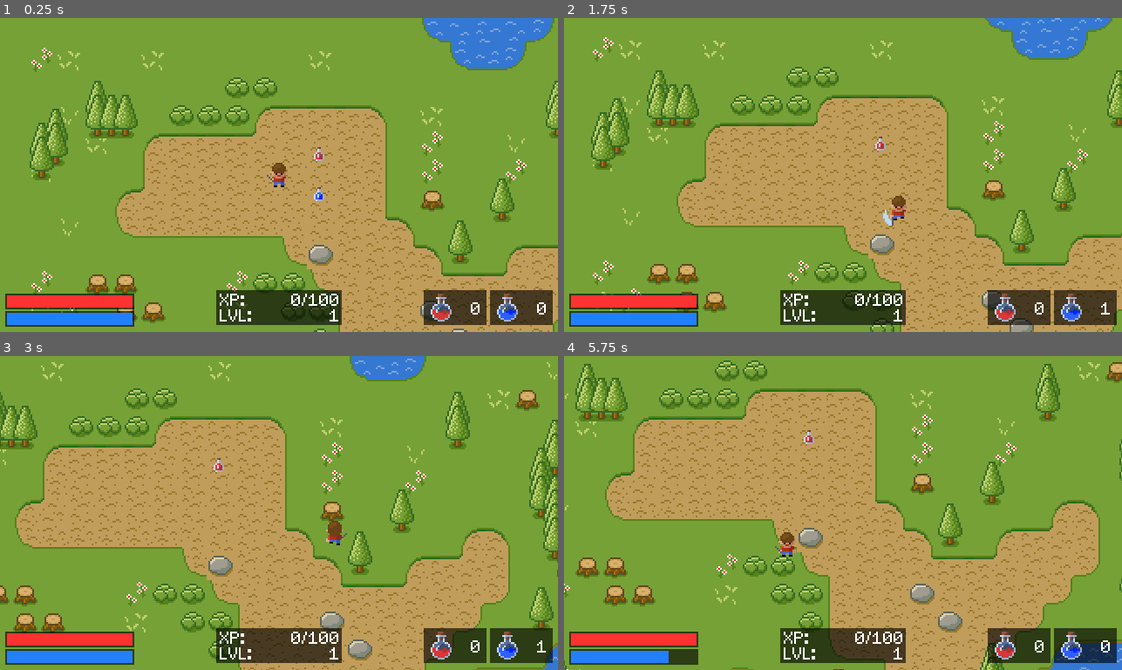
Above: before the commit, frames 1-4 (two rows, left to right).
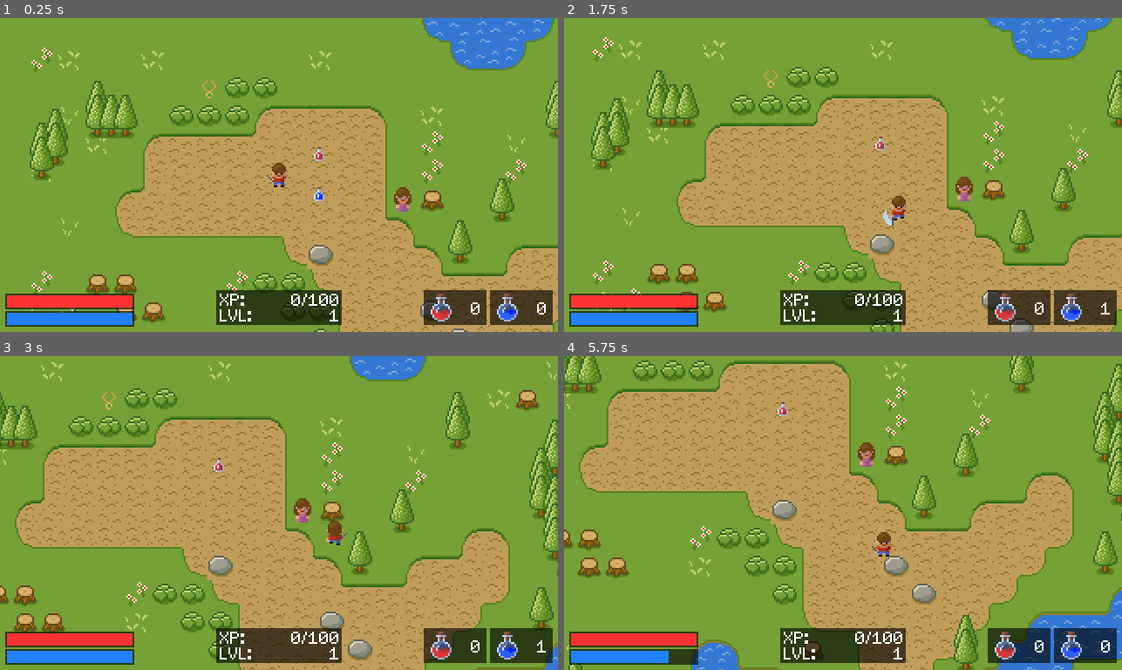
Above: after the commit, the same moments.

Repository: xvcrimsajadevx/Godot-Projects
Game: Godot game, scene res://Scenes/Main.tscn
Two runs of this game, one before a commit and one after it. Both use one fixed random seed, a clock stepped at 60 frames per second and the inputs below.
Inputs:
- Up to frame 1 (0.25 s): no input
- Up to frame 2 (1.75 s): tap Enter at 0.5 s; hold Right (ui_right) 0.53-1.28 s; hold Space (attack) 0.53-1.28 s; tap B at 0.8, 1.35 s; hold Down (ui_down) from 1.28 s (still down); tap Space (attack) at 1.55 s
- Up to frame 3 (3 s): release Down (ui_down) at 2.03 s; hold Right (ui_right) 2.03-2.78 s; hold Space (attack) 2.03-2.78 s; tap B at 2.3 s; hold Up (ui_up) from 2.78 s (still down); tap , (drink_health) at 2.85 s
- Up to frame 4 (5.75 s): tap Space (attack) at 3.05, 3.5, 4.55 s; release Up (ui_up) at 3.53 s; hold . (drink_mana) 3.53-4.28 s; hold Left (ui_left) 3.53-5.03 s; tap B at 3.8, 5.1 s; tap M (fireball) at 4.35 s; hold Down (ui_down) from 5.03 s (still down)

The runs differ from the first frame. In frame 1, 0.2% of the frame differs, in the area x 36-74%, y 20-62%; in frame 2, 0.2%; in frame 3, 0.2%; in frame 4, 36%, in the area x 0-100%, y 0-100%.

Commit message:
SimpleRPG - Dialogue and Quests

Diff:
--- /dev/null
+++ b/SimpleRPG/Entities/Fiona/Fiona.gd
@@ -0,0 +1,151 @@
+extends StaticBody2D
+
+enum QuestStatus { NOT_STARTED, STARTED, COMPLETED }
+var quest_status = QuestStatus.NOT_STARTED
+var dialogue_state = 0
+var necklace_found = false
+
+var dialoguePopup
+var player
+
+enum Potion { HEALTH, MANA }
+
+# Called when the node enters the scene tree for the first time.
+func _ready():
+	dialoguePopup = get_tree().root.get_node("Root/CanvasLayer/DialoguePopup")
+	player = get_tree().root.get_node("Root/Player")
+
+# Called every frame. 'delta' is the elapsed time since the previous frame.
+#func _process(delta):
+#	pass
+
+func talk(answer = ""):
+	# Set Fiona's animation to "talk"
+	$AnimatedSprite.play("talk")
+
+	# Set dialoguePopup npc to Fiona
+	dialoguePopup.npc = self
+	dialoguePopup.npc_name = "Fiona"
+
+	# Show the current dialogue
+	match quest_status:
+		QuestStatus.NOT_STARTED:
+			match dialogue_state:
+				0:
+					# Update dialogue tree state
+					dialogue_state = 1
+
+					# Show dialogue popup
+					dialoguePopup.dialogue = "Hello adventurer! I lost my necklace, can you please find it for me?"
+					dialoguePopup.answers = "[A] Yes   [B] No"
+					dialoguePopup.open()
+
+				1:
+					match answer:
+						"A":
+							# Update dialogue tree state
+							dialogue_state = 2
+
+							# Show dialogue popup
+							dialoguePopup.dialogue = "Thank you!"
+							dialoguePopup.answers = "[A] Bye"
+							dialoguePopup.open()
+
+						"B":
+							# Update dialogue tree state
+							dialogue_state = 3
+
+							# Show dialogue popup
+							dialoguePopup.dialogue = "If you change your mind, you'll find me here."
+							dialoguePopup.answers = "[A] Bye"
+							dialoguePopup.open()
+
+				2:
+					# Update dialogue tree state
+					dialogue_state = 0
+					quest_status = QuestStatus.STARTED
+					# Close dialogue popup
+					dialoguePopup.close()
+					# Set Fiona animation to idle
+					$AnimatedSprite.play("idle")
+
+				3:
+					# Update dialogue tree state
+					dialogue_state = 0
+					# Close dialogue popup
+					dialoguePopup.close()
+					# Set Fiona animation to idle
+					$AnimatedSprite.play("idle")
+
+		QuestStatus.STARTED:
+			match dialogue_state:
+				0:
+					# Update dialogue tree state
+					dialogue_state = 1
+
+					# Show dialogue popup
+					dialoguePopup.dialogue = "Did you find my necklace?"
+					if necklace_found:
+						dialoguePopup.answers = "[A] Yes   [B] No"
+					else:
+						dialoguePopup.answers = "[A] No"
+					dialoguePopup.open()
+
+				1:
+					if necklace_found and answer == "A":
+						# Update dialogue tree state
+						dialogue_state = 2
+
+						# Show dialogue popup
+						dialoguePopup.dialogue = "You're my hero! Please take this potion as a sign of my gratitude!"
+						dialoguePopup.answers = "[A] Thanks!"
+						dialoguePopup.open()
+					else:
+						# Update dialogue tree state
+						dialogue_state = 3
+
+						# Show dialogue popup
+						dialoguePopup.dialogue = "Please, find it!"
+						dialoguePopup.answers = "[A] I will!"
+						dialoguePopup.open()
+
+				2:
+					# Update dialogue tree state
+					dialogue_state = 0
+					quest_status = QuestStatus.COMPLETED
+					# Close dialogue popup
+					dialoguePopup.close()
+					# Set Fiona animation to idle
+					$AnimatedSprite.play("idle")
+
+					# Add potion and XP to the player
+					yield(get_tree().create_timer(0.5), "timeout") # Delay added in case advancement panel appears
+					player.add_potion(Potion.HEALTH)
+					player.add_xp(50)
+
+				3:
+					# Update dialogue tree state
+					dialogue_state = 0
+					# Close dialogue popup
+					dialoguePopup.close()
+					# Set Fiona animation to idle
+					$AnimatedSprite.play("idle")
+
+		QuestStatus.COMPLETED:
+			match dialogue_state:
+				0:
+					# Update dialogue tree state
+					dialogue_state = 1
+
+					# Show dialogue popup
+					dialoguePopup.dialogue = "Thanks again for your help!"
+					dialoguePopup.answers = "[A] Bye"
+					dialoguePopup.open()
+
+				1:
+					# Update dialogue tree state
+					dialogue_state = 0
+					# Close dialogue popup
+					dialoguePopup.close()
+					# Set Fiona animation to idle
+					$AnimatedSprite.play("idle")
--- /dev/null
+++ b/SimpleRPG/Entities/Fiona/Fiona.tscn
@@ -0,0 +1,35 @@
+[gd_scene load_steps=7 format=2]
+
+[ext_resource path="res://Entities/Fiona/npc_talk.png" type="Texture" id=1]
+[ext_resource path="res://Entities/Fiona/npc_idle_2.png" type="Texture" id=2]
+[ext_resource path="res://Entities/Fiona/npc_idle_1.png" type="Texture" id=3]
+[ext_resource path="res://Entities/Fiona/Fiona.gd" type="Script" id=4]
+
+[sub_resource type="SpriteFrames" id=1]
+animations = [ {
+"frames": [ ExtResource( 3 ), ExtResource( 2 ) ],
+"loop": true,
+"name": "idle",
+"speed": 1.0
+}, {
+"frames": [ ExtResource( 3 ), ExtResource( 1 ) ],
+"loop": true,
+"name": "talk",
+"speed": 8.0
+} ]
+
+[sub_resource type="RectangleShape2D" id=2]
+extents = Vector2( 5, 7 )
+
+[node name="Fiona" type="StaticBody2D" groups=["NPCs"]]
+pause_mode = 2
+script = ExtResource( 4 )
+
+[node name="AnimatedSprite" type="AnimatedSprite" parent="."]
+frames = SubResource( 1 )
+animation = "idle"
+frame = 1
+playing = true
+
+[node name="CollisionShape2D" type="CollisionShape2D" parent="."]
+shape = SubResource( 2 )
--- /dev/null
+++ b/SimpleRPG/Entities/Necklace/Necklace.gd
@@ -0,0 +1,12 @@
+extends Area2D
+
+var fiona
+
+# Called when the node enters the scene tree for the first time.
+func _ready():
+	fiona = get_tree().root.get_node("Root/Fiona")
+
+func _on_Necklace_body_entered(body):
+	if body.name == "Player":
+		get_tree().queue_delete(self)
+		fiona.necklace_found = true
--- /dev/null
+++ b/SimpleRPG/Entities/Necklace/Necklace.tscn
@@ -0,0 +1,18 @@
+[gd_scene load_steps=4 format=2]
+
+[ext_resource path="res://Entities/Necklace/necklace.png" type="Texture" id=1]
+[ext_resource path="res://Entities/Necklace/Necklace.gd" type="Script" id=2]
+
+[sub_resource type="RectangleShape2D" id=1]
+extents = Vector2( 4, 5 )
+
+[node name="Necklace" type="Area2D"]
+script = ExtResource( 2 )
+
+[node name="Sprite" type="Sprite" parent="."]
+texture = ExtResource( 1 )
+
+[node name="CollisionShape2D" type="CollisionShape2D" parent="."]
+shape = SubResource( 1 )
+
+[connection signal="body_entered" from="." to="." method="_on_Necklace_body_entered"]
--- a/SimpleRPG/Entities/Player/Player.gd
+++ b/SimpleRPG/Entities/Player/Player.gd
@@ -120,6 +120,10 @@
 				if target.name.find("Skeleton") >= 0:
 					# Skeleton hit!
 					target.hit(attack_damage)
+				if target.is_in_group("NPCs"):
+					# Talk to NPC
+					target.talk()
+					return
 
 			# Play attack animation
 			attack_playing = true
--- /dev/null
+++ b/SimpleRPG/GUI/DialoguePopup.gd
@@ -0,0 +1,50 @@
+extends Popup
+
+var npc_name setget name_set
+var dialogue setget dialogue_set
+var answers setget answers_set
+
+var npc
+
+# Called when the node enters the scene tree for the first time.
+func _ready():
+	set_process_input(false)
+
+
+# Called every frame. 'delta' is the elapsed time since the previous frame.
+#func _process(delta):
+#	pass
+
+func _input(event):
+	if event is InputEventKey:
+		if event.scancode == KEY_A:
+			set_process_input(false)
+			npc.talk("A")
+		if event.scancode == KEY_B:
+			set_process_input(false)
+			npc.talk("B")
+
+func name_set(new_value):
+	npc_name = new_value
+	$ColorRect/NPCName.text = new_value
+
+func dialogue_set(new_value):
+	dialogue = new_value
+	$ColorRect/Dialogue.text = new_value
+
+func answers_set(new_value):
+	answers = new_value
+	$ColorRect/Answers.text = new_value
+
+func open():
+	get_tree().paused = true
+	popup()
+	$AnimationPlayer.playback_speed = 60.0 / dialogue.length()
+	$AnimationPlayer.play("ShowDialogue")
+
+func close():
+	get_tree().paused = false
+	hide()
+
+func _on_AnimationPlayer_animation_finished(anim_name):
+	set_process_input(true)
--- a/SimpleRPG/Scenes/Main.tscn
+++ b/SimpleRPG/Scenes/Main.tscn
@@ -46,6 +46,9 @@
 [ext_resource path="res://GUI/mana_bonus.png" type="Texture" id=44]
 [ext_resource path="res://GUI/health_bonus.png" type="Texture" id=45]
 [ext_resource path="res://GUI/LevelPopup.gd" type="Script" id=46]
+[ext_resource path="res://Entities/Fiona/Fiona.tscn" type="PackedScene" id=47]
+[ext_resource path="res://Entities/Necklace/Necklace.tscn" type="PackedScene" id=48]
+[ext_resource path="res://GUI/DialoguePopup.gd" type="Script" id=49]
 
 [sub_resource type="SpriteFrames" id=2]
 animations = [ {
@@ -179,6 +182,33 @@
 [sub_resource type="Theme" id=3]
 default_font = ExtResource( 37 )
 
+[sub_resource type="Animation" id=6]
+resource_name = "ShowDialogue"
+tracks/0/type = "value"
+tracks/0/path = NodePath("ColorRect/Dialogue:percent_visible")
+tracks/0/interp = 1
+tracks/0/loop_wrap = true
+tracks/0/imported = false
+tracks/0/enabled = true
+tracks/0/keys = {
+"times": PoolRealArray( 0, 0.8 ),
+"transitions": PoolRealArray( 1, 1 ),
+"update": 0,
+"values": [ 0.0, 1.0 ]
+}
+tracks/1/type = "value"
+tracks/1/path = NodePath("ColorRect/Answers:visible")
+tracks/1/interp = 1
+tracks/1/loop_wrap = true
+tracks/1/imported = false
+tracks/1/enabled = true
+tracks/1/keys = {
+"times": PoolRealArray( 0, 1 ),
+"transitions": PoolRealArray( 1, 1 ),
+"update": 1,
+"values": [ false, true ]
+}
+
 [node name="Root" type="Node"]
 
 [node name="Player" type="KinematicBody2D" parent="."]
@@ -365,7 +395,6 @@
 
 [node name="LevelPopup" type="Popup" parent="CanvasLayer"]
 pause_mode = 2
-visible = true
 anchor_left = 0.5
 anchor_top = 0.5
 anchor_right = 0.5
@@ -380,6 +409,7 @@
 [node name="ColorRect" type="ColorRect" parent="CanvasLayer/LevelPopup"]
 margin_right = 100.0
 margin_bottom = 50.0
+color = Color( 0.968627, 0.992157, 0.745098, 1 )
 
 [node name="Label" type="Label" parent="CanvasLayer/LevelPopup/ColorRect"]
 anchor_left = 0.5
@@ -421,6 +451,52 @@
 custom_fonts/font = ExtResource( 37 )
 text = "B"
 
+[node name="DialoguePopup" type="Popup" parent="CanvasLayer"]
+pause_mode = 2
+margin_right = 40.0
+margin_bottom = 40.0
+popup_exclusive = true
+script = ExtResource( 49 )
+
+[node name="ColorRect" type="ColorRect" parent="CanvasLayer/DialoguePopup"]
+margin_left = 10.0
+margin_top = 115.0
+margin_right = 310.0
+margin_bottom = 170.0
+color = Color( 0.968627, 0.992157, 0.745098, 1 )
+
+[node name="NPCName" type="Label" parent="CanvasLayer/DialoguePopup/ColorRect"]
+margin_left = 5.0
+margin_top = 2.0
+margin_right = 295.0
+margin_bottom = 12.0
+custom_colors/font_color = Color( 0, 0, 0, 1 )
+custom_fonts/font = ExtResource( 37 )
+text = "Fiona"
+
+[node name="Dialogue" type="Label" parent="CanvasLayer/DialoguePopup/ColorRect"]
+margin_left = 5.0
+margin_top = 15.0
+margin_right = 295.0
+margin_bottom = 40.0
+custom_colors/font_color = Color( 0.501961, 0.501961, 0.501961, 1 )
+custom_fonts/font = ExtResource( 37 )
+text = "Hello adventurer! I lost my necklace, can you please find it for me?"
+autowrap = true
+
+[node name="Answers" type="Label" parent="CanvasLayer/DialoguePopup/ColorRect"]
+margin_left = 5.0
+margin_top = 43.0
+margin_right = 295.0
+margin_bottom = 53.0
+custom_colors/font_color = Color( 0, 0, 0, 1 )
+custom_fonts/font = ExtResource( 37 )
+text = "[A] Yes   [B] No"
+align = 1
+
+[node name="AnimationPlayer" type="AnimationPlayer" parent="CanvasLayer/DialoguePopup"]
+anims/ShowDialogue = SubResource( 6 )
+
 [node name="SkeletonSpawner" parent="." instance=ExtResource( 39 )]
 
 [node name="Potion" parent="." instance=ExtResource( 40 )]
@@ -429,6 +505,12 @@
 [node name="Potion2" parent="." instance=ExtResource( 40 )]
 position = Vector2( 183, 101 )
 type = 1
+
+[node name="Fiona" parent="." instance=ExtResource( 47 )]
+position = Vector2( 231, 104 )
+
+[node name="Necklace" parent="." instance=ExtResource( 48 )]
+position = Vector2( 120, 41 )
 
 [connection signal="player_level_up" from="Player" to="CanvasLayer/LevelPopup" method="_on_Player_player_level_up"]
 [connection signal="player_stats_changed" from="Player" to="CanvasLayer/Heath" method="_on_Player_player_stats_changed"]
@@ -437,3 +519,4 @@
 [connection signal="player_stats_changed" from="Player" to="CanvasLayer/HealthPotions" method="_on_Player_player_stats_changed"]
 [connection signal="player_stats_changed" from="Player" to="CanvasLayer/ManaPotions" method="_on_Player_player_stats_changed"]
 [connection signal="animation_finished" from="Player/Sprite" to="Player" method="_on_Sprite_animation_finished"]
+[connection signal="animation_finished" from="CanvasLayer/DialoguePopup/AnimationPlayer" to="CanvasLayer/DialoguePopup" method="_on_AnimationPlayer_animation_finished"]
Binary file added: SimpleRPG/Entities/Fiona/npc_idle_1.png
Not shown, added: SimpleRPG/Entities/Fiona/npc_idle_1.png.import
Binary file added: SimpleRPG/Entities/Fiona/npc_idle_2.png
Not shown, added: SimpleRPG/Entities/Fiona/npc_idle_2.png.import
Binary file added: SimpleRPG/Entities/Fiona/npc_talk.png
Not shown, added: SimpleRPG/Entities/Fiona/npc_talk.png.import
Binary file added: SimpleRPG/Entities/Necklace/necklace.png
Not shown, added: SimpleRPG/Entities/Necklace/necklace.png.import
Not shown: 1 places in SimpleRPG/Scenes/Main.tscn that only renumber resources
